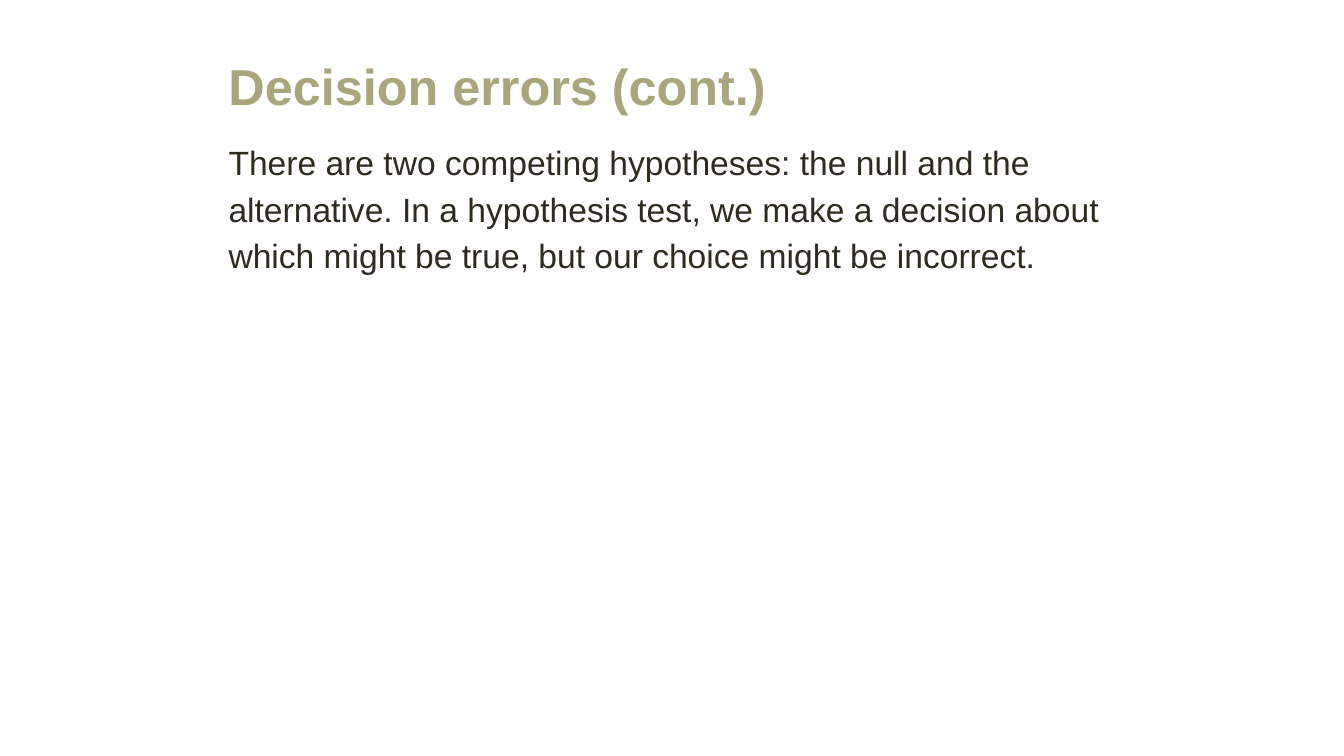
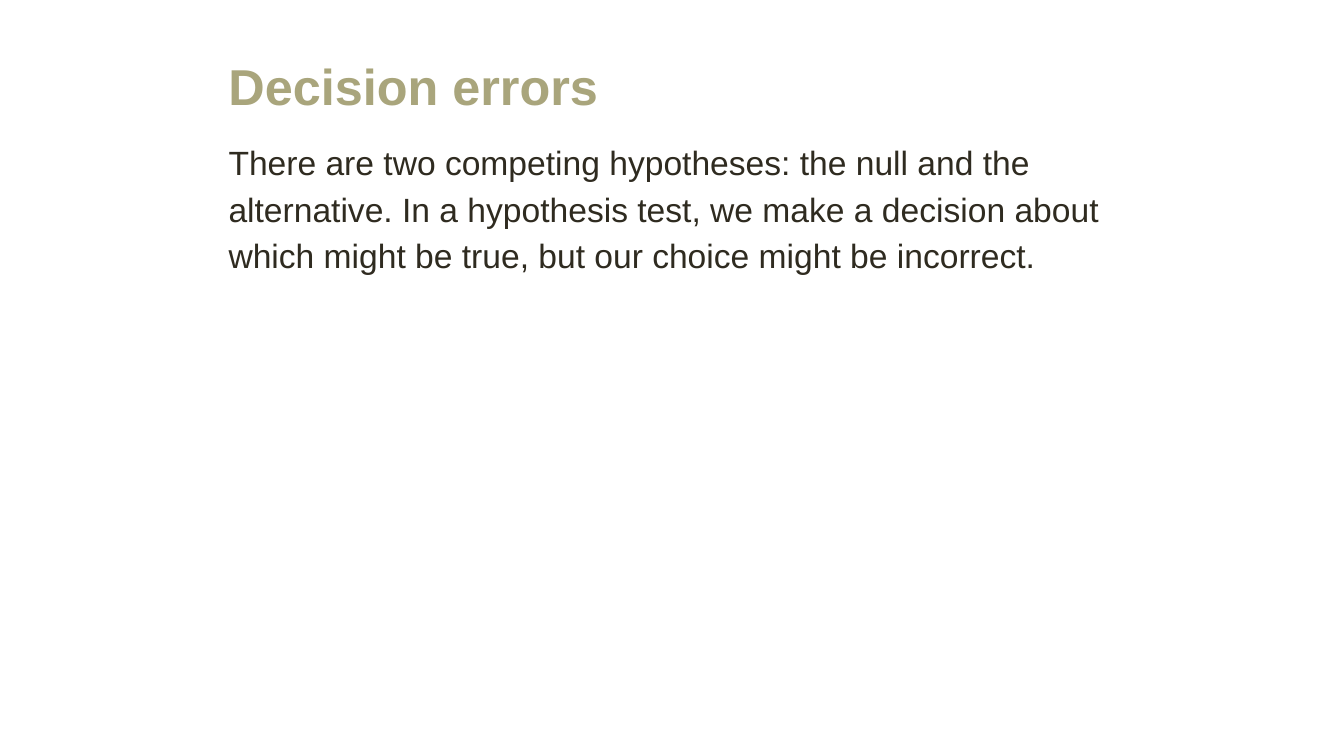
Before and after one commit to amosca01/MATH108-F23, a slide deck: slide 49 of slides/09-hypothesis-testing.pptx (slide 12 before the commit). Drawn at 1344x756 pixels with LibreOffice and Linux fonts; fonts in the diff are those of the drawing. Boxes give left, top, right and bottom in pixels: in the first picture for what was removed or moved away, otherwise in the second. Text is boxed around its words. In the diff, an @@ line names an element or a change of style, - is before the commit and + after.

```diff
--- a/slides/09-hypothesis-testing.pptx
+++ b/slides/09-hypothesis-testing.pptx
@@ title at bbox=[228, 68, 598, 106]: text changed @@
-Decision errors (cont.)
+Decision errors
```
Also in this commit, not shown: 16 other slides changed, 10 slides added, 10 slides removed, 2 other files.
